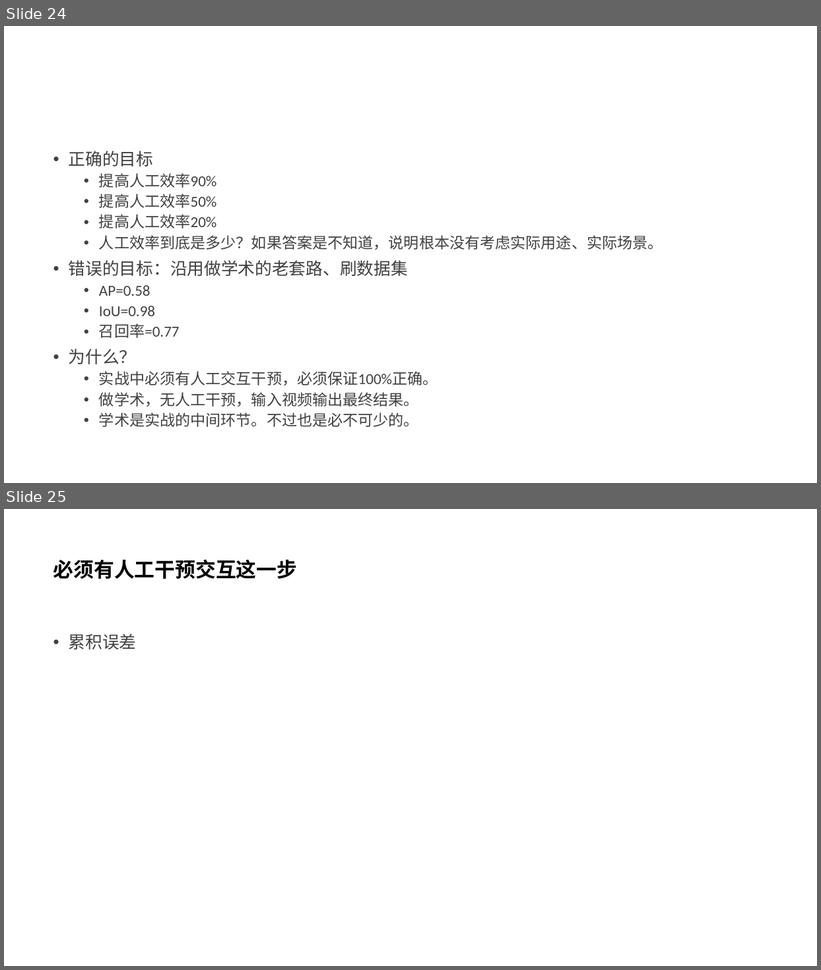
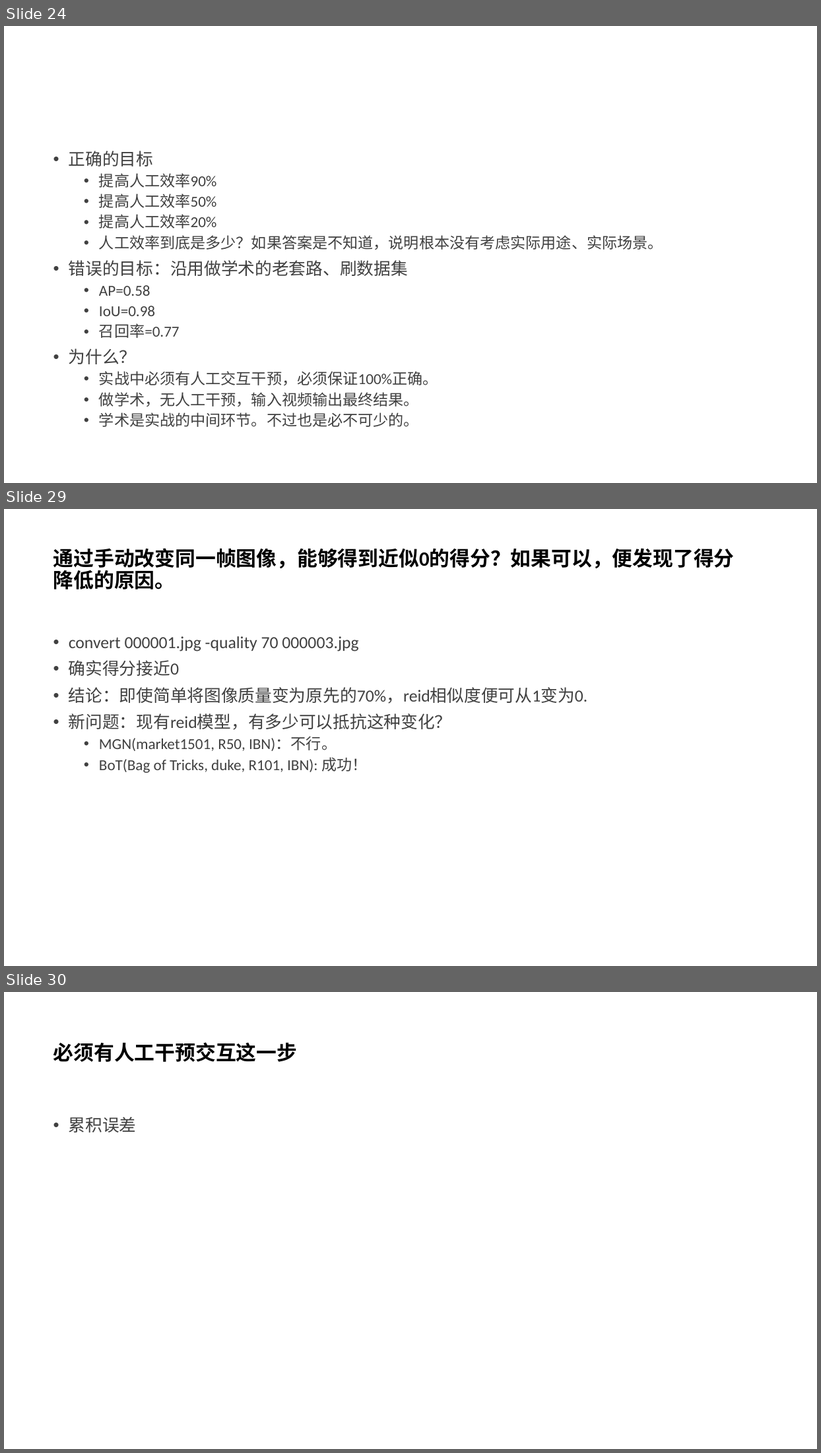
Before and after one commit to liandun110/fast-reid, a slide deck: ReID.pptx. Shown one above the other, each under a label of ours: slides 24 and 25 before the commit, slides 24, 29 and 30 after it; the slides between them are not shown. The pictures are 821x970 and 821x1453 pixels, drawn with LibreOffice and Linux fonts; fonts in the diff are those of the drawing. Boxes give left, top, right and bottom in pixels: in the first picture for what was removed or moved away, otherwise in the second. Text is boxed around its words. In the diff, an @@ line names an element or a change of style, - is before the commit and + after.

Commit message:
重要进展:将mgn特征换成bot特征,解决了不同视频同一身份得分接近0的问题.

```diff
--- a/ReID.pptx
+++ b/ReID.pptx
@@ slide 29 added at <box>4,509,817,966</box>, background #FFFFFF @@
@@ title added at <box>54,548,735,590</box>, 24 pt, text #000000, bold @@
+通过手动改变同一帧图像，能够得到近似0的得分？如果可以，便发现了得分降低的原因。
@@ text added at <box>69,636,587,773</box>, 20 pt, text #404040 @@
+• convert 000001.jpg -quality 70 000003.jpg
+• 确实得分接近0
+• 结论：即使简单将图像质量变为原先的70%，reid相似度便可从1变为0.
+• 新问题：现有reid模型，有多少可以抵抗这种变化？
+  • MGN(market1501, R50, IBN)：不行。
+  • BoT(Bag of Tricks, duke, R101, IBN): 成功！
@@ what was slide 25 is now slide 30 @@
```
Also in this commit, not shown: 4 other slides added, 2 other files.
